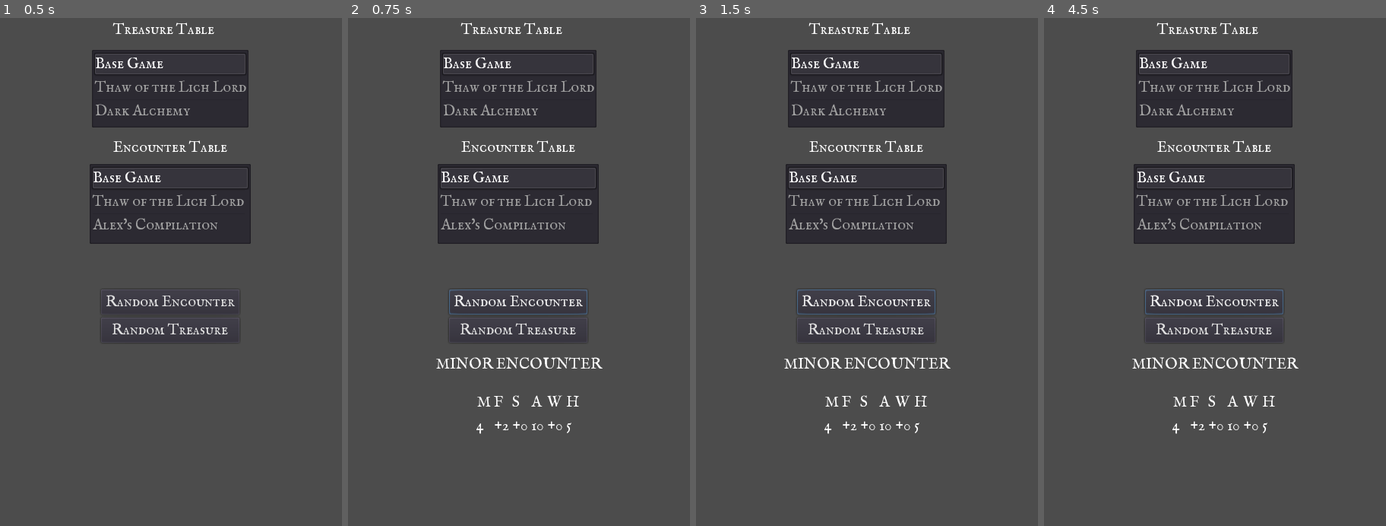
Above: before the commit, frames 1-4 (left to right).
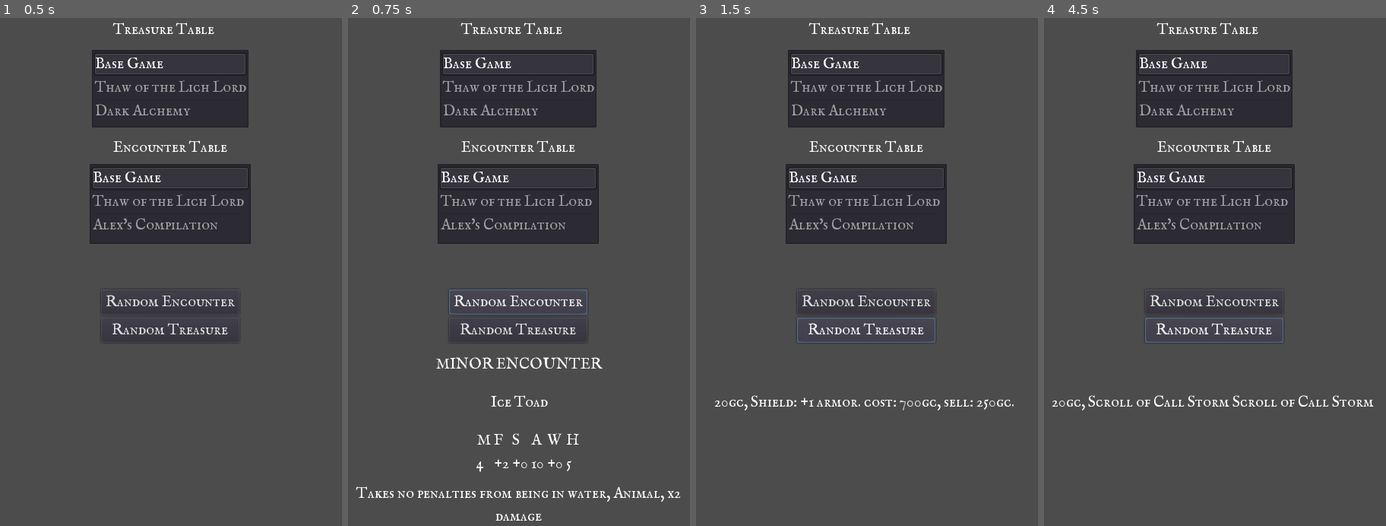
Above: after the commit, the same moments.

Repository: the-alex-g/Frostgrave_Treasure_Randomizer
Game: Godot game, scene res://Main.tscn
The game is run twice, just before and just after one commit, with the same random seed, the same clock (stepped at 60 frames per second) and the same inputs.
Inputs:
- Up to frame 1 (0.5 s): no input
- Up to frame 2 (0.75 s): click "Random Encounter" at 0.5 s
- Up to frame 3 (1.5 s): click "Random Treasure" at 1.25 s
- Up to frame 4 (4.5 s): click "Random Encounter" at 2 s; click "Random Treasure" at 2.75 s; click "Random Encounter" at 3.5 s; click "Random Treasure" at 4.25 s

Frame 1 is identical in both runs. In frame 2, 1.4% of the frame differs, in the area x 2-98%, y 74-99%; in frame 3, 1.4%; in frame 4, 1.5%, in the area x 2-97%, y 53-82%.

Commit message:
Make gridded stats work

Diff:
--- a/project/Main.gd
+++ b/project/Main.gd
@@ -236,8 +236,8 @@
 	$EncouterTables.select(0)
 
 func _on_TreasureButton_pressed():
-	_encounter.hide()
-	_treasure.show()
+	_encounter.visible = false
+	_treasure.visible = true
 	var you_found := ""
 	var treasure := []
 	if _treasure_table != TTable.LICH:
@@ -290,7 +290,7 @@
 			you_found = item
 		else:
 			you_found = "Ivory Scroll of "+_generate_spell()+": An Ivory Scroll may be used once per game. When used, roll a die. On a 19-20, the scroll is destroyed. sell: 200"
-	$Results.text = you_found
+	_treasure.text = you_found
 
 func splice(item:Dictionary)->String:
 	var spliced := ""
@@ -334,8 +334,8 @@
 		_encounter_table = ETable.COMP
 
 func _on_Monster_pressed():
-	_encounter.show()
-	_treasure.hide()
+	_encounter.visible = true
+	_treasure.visible = false
 	var table:Dictionary
 	match _encounter_table:
 		ETable.BASE:
@@ -370,9 +370,11 @@
 		elif search_for.ends_with("s"):
 			search_for.erase(search_for.length()-1, 1)
 		var monster:Dictionary = _monsters[search_for]
+		$EncounterItems/Name.text = qty+" "+monster_name
 		var stats := ["M", "F", "S", "A", "W", "H"]
 		for stat in stats:
 			get_node("EncounterItems/GridContainer/"+stat).text = monster[stat]
+		$EncounterItems/Notes.text = monster["notes"]
 
 func get_last(string:String)->String:
 	var last_char := ""
--- a/project/Main.tscn
+++ b/project/Main.tscn
@@ -121,10 +121,11 @@
 "_edit_use_anchors_": false
 }
 
-[node name="EncounterItems" type="Control" parent="."]
+[node name="EncounterItems" type="Label" parent="."]
 visible = false
 anchor_right = 1.0
 anchor_bottom = 1.0
+autowrap = true
 __meta__ = {
 "_edit_use_anchors_": false
 }
@@ -151,15 +152,28 @@
 anchor_right = 0.5
 anchor_bottom = 0.5
 margin_left = -224.0
-margin_top = 200.0
+margin_top = 220.0
 margin_right = 225.0
 margin_bottom = 400.0
 custom_fonts/font = ExtResource( 2 )
-align = 1
-valign = 1
-__meta__ = {
-"_edit_use_anchors_": false
-}
+text = "BOOGAH BOOGAH"
+align = 1
+autowrap = true
+__meta__ = {
+"_edit_use_anchors_": false
+}
+
+[node name="Name" type="Label" parent="EncounterItems"]
+anchor_left = 0.5
+anchor_top = 0.5
+anchor_right = 0.5
+anchor_bottom = 0.5
+margin_left = -225.0
+margin_top = 100.0
+margin_right = 225.0
+margin_bottom = 114.0
+custom_fonts/font = ExtResource( 2 )
+align = 1
 
 [node name="GridContainer" type="GridContainer" parent="EncounterItems"]
 anchor_left = 0.5
@@ -167,7 +181,7 @@
 anchor_right = 0.5
 anchor_bottom = 0.5
 margin_left = -55.0
-margin_top = 100.0
+margin_top = 150.0
 margin_right = 55.0
 margin_bottom = 29.0
 columns = 6
